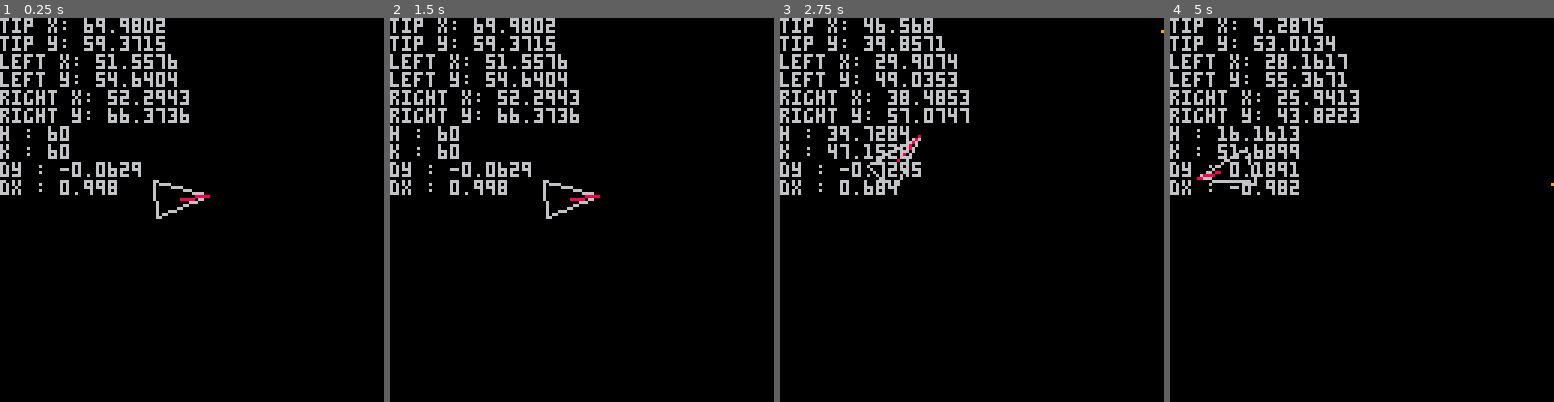
Above: before the commit, frames 1-4 (left to right).
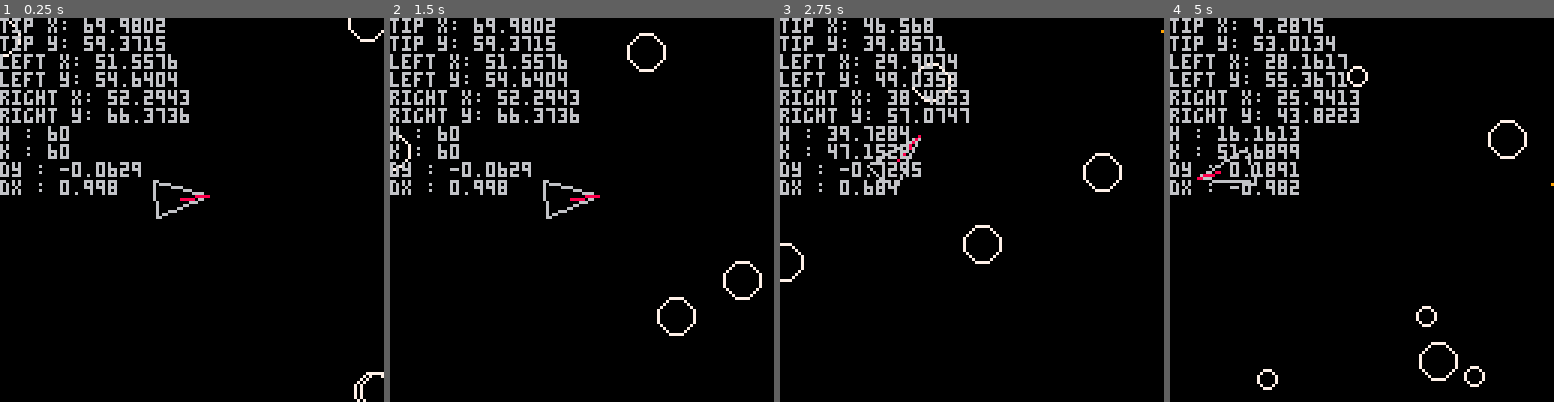
Above: after the commit, the same moments.

Repository: kdiab/carts
Game: PICO-8 cartridge assteroids/ass.p8
Same seed, same stepped clock (60 frames per second), same inputs: the game is played once before the commit and once after it.
Inputs:
- Up to frame 1 (0.25 s): no input
- Up to frame 2 (1.5 s): tap X (X key) at 0.33, 1.07 s; tap O (Z key) at 0.7 s
- Up to frame 3 (2.75 s): hold Right 1.6-2.1 s; tap O (Z key) at 1.7, 2.1, 2.5 s; tap X (X key) at 1.85 s; hold Up 2.15-2.42 s; hold Right from 2.47 s (still down)
- Up to frame 4 (5 s): tap O (Z key) every 0.4 s from 2.9 to 4.9 s; tap X (X key) at 2.97, 4.08 s; release Right at 3.03 s; hold Left 3.08-3.58 s; hold Down 3.63-3.97 s; hold Right 4.02-4.68 s; hold Up from 4.73 s (still down)

The runs differ from the first frame. In frame 1, 0.3% of the frame differs, in the area x 0-100%, y 0-100%; in frame 2, 0.7%; in frame 3, 0.6%; in frame 4, 0.8%, in the area x 22-93%, y 12-97%.

Commit message:
asteroid wrapping, splitting logic

Diff:
--- a/assteroids/ass.p8
+++ b/assteroids/ass.p8
@@ -10,6 +10,9 @@
 		init_bullet()
 		init_player()
 		init_asteroid()
+		if debug then
+				init_dbg()
+		end
 end
 -->8
 --update & draw
@@ -17,6 +20,8 @@
 		update_player()
 		update_asteroid()
 		update_bullet()
+		handle_collision()
+		handle_spawning()
 		if debug then
 				dbg_spawn_asteroids()
 		end
@@ -146,7 +151,7 @@
 
 function draw_bullet()
 		for b in all(bullets) do
-				circ(b.x, b.y, bullet_size,b.c)
+				circfill(b.x, b.y, bullet_size,b.c)
 		end
 end
 -->8
@@ -154,7 +159,7 @@
 
 function init_asteroid()
 		asteroids = {}
-		max_asteroids = 10
+		max_asteroids = 4
 end
 
 function update_asteroid()
@@ -162,14 +167,14 @@
 				a.x += a.dx
 				a.y += a.dy
 				if a.x < 0 then
-						del(asteroids, a)
+						a.x = 128
 				elseif a.x > 128 then
-						del(asteroids, a)
+						a.x = 0
 				end
 				if a.y < 0 then
-						del(asteroids, a)
+						a.y = 128
 				elseif a.y > 128 then
-						del(asteroids, a)
+						a.y = 0
 				end
 		end
 end
@@ -249,18 +255,66 @@
 		add(asteroids, a1)
 		add(asteroids, a2)
 end
+
+function handle_spawning()
+		if #asteroids < max_asteroids then
+				spawn_asteroid(6)
+		end
+end
+-->8
+--collision
+function collided(b, a)
+    local dx = b.x - a.x
+    local dy = b.y - a.y
+    local distance_squared = dx * dx + dy * dy
+
+    -- collision if distance is less than circle radius
+    local radius_squared = a.r * a.r
+    return distance_squared < radius_squared
+end
+
+function handle_collision()
+		for b in all(bullets) do
+				for a in all(asteroids) do
+						if collided(b, a) then
+								if a.r == 6 then
+						  	split_asteroid(a)
+						  	del(asteroids, a)
+						  else
+						  	del(asteroids, a)
+						  end
+						end
+				end
+		end
+end
 -->8
 --dbg
+function init_dbg()
+		dbg_bullet = {
+							x=63,
+							y=63,
+		}
+end
+
 function dbg_spawn_asteroids()
-		--[[if btn(❎) then
-				spawn_asteroid(6,0.2,0.2,63,63)
-		end
-		if btn(⬇️) then
-				split_asteroid(asteroids[1])
-		end]]--
+
+--		if btn(❎) then
+--				spawn_asteroid(6,0,0,63,63)
+--		end
+--
+--		if btn(⬆️) then dbg_bullet.y -= 1 end
+--		if btn(⬇️) then dbg_bullet.y += 1 end
+--		if btn(➡️) then dbg_bullet.x += 1 end
+--		if btn(⬅️) then dbg_bullet.x -= 1 end
+
+
 end
 
 function dbg_print()
+--		for a in all(asteroids) do
+--				print(collided(dbg_bullet, a),63,63)
+--		end
+--		circ(dbg_bullet.x, dbg_bullet.y,1)
 		line(h, k,p.top.x,p.top.y,8)
 		print(
 		"tip x: "..p.top.x..
@@ -276,17 +330,6 @@
 		0,0,6
 		)
 end
--->8
---collision
-function collision(b, a)
-    local dx = b.x - a.x
-    local dy = b.y - a.y
-    local distance_squared = dx * dx + dy * dy
-
-    -- collision if distance is less than circle radius
-    local radius_squared = a.r * a.r
-    return distance_squared < radius_squared
-end
 __gfx__
 00000000007777000077770000000000000000000000000000000000000000000000000000000000000000000000000000000000000000000000000000000000
 00000000077777700777777000000000000000000000000000000000000000000000000000000000000000000000000000000000000000000000000000000000
